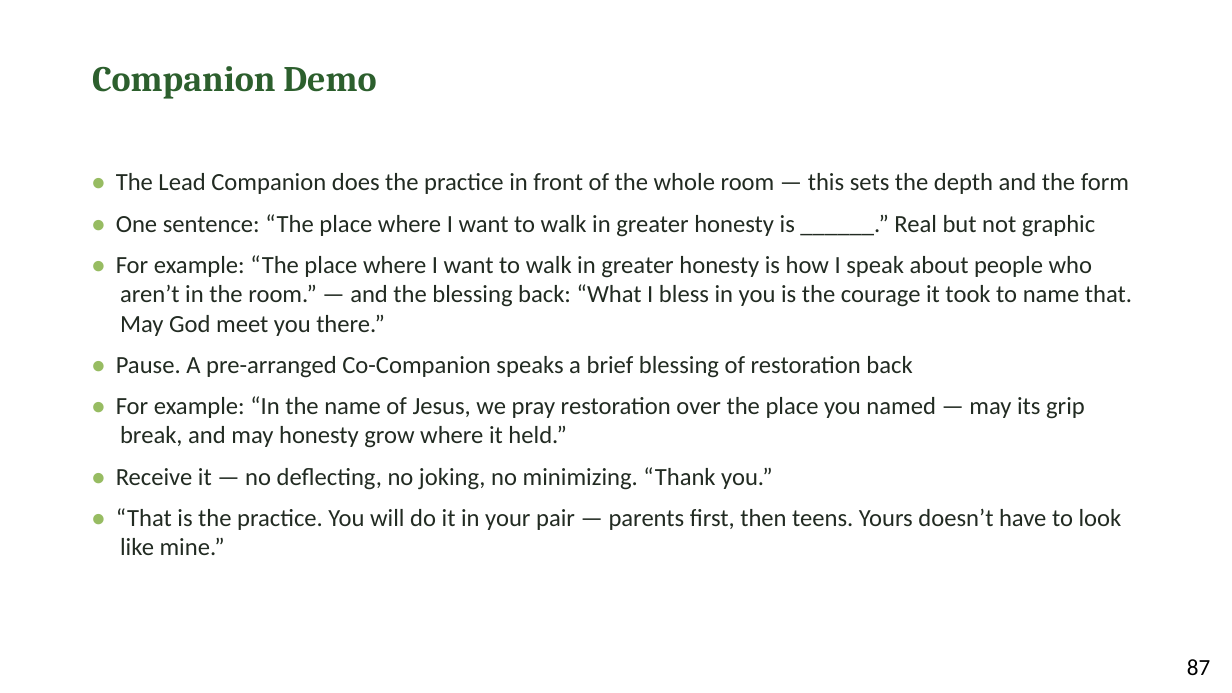
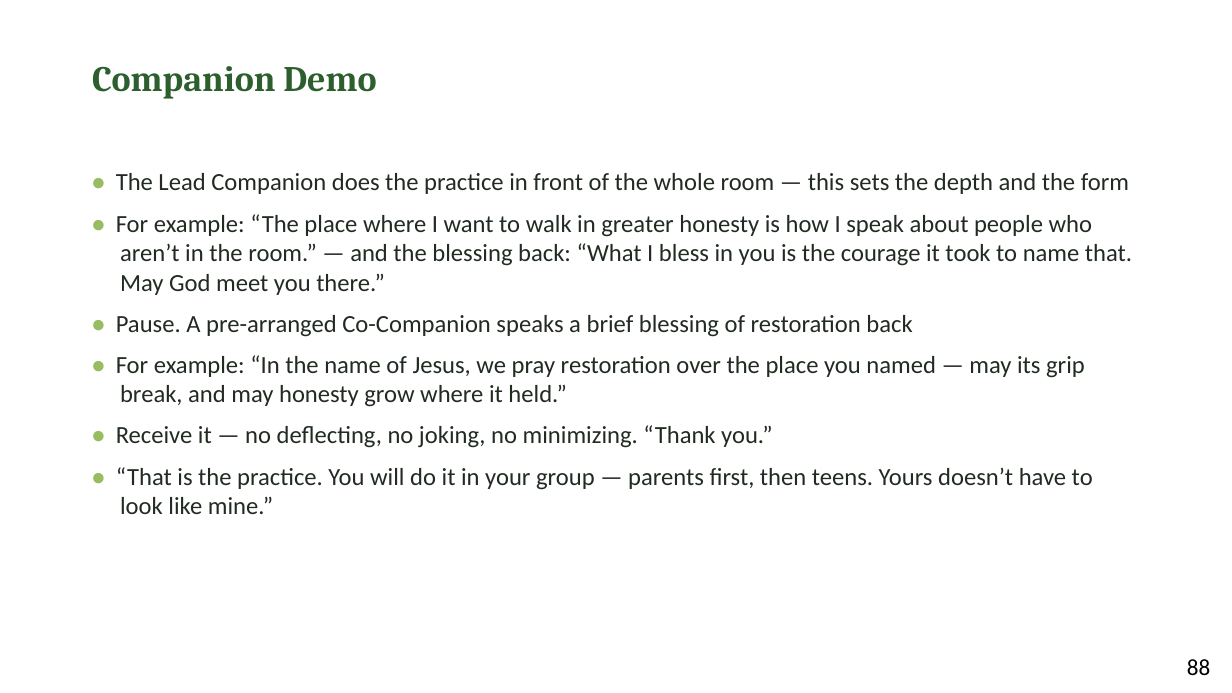
Before and after one commit to jgtittle-ministries/fellowship-of-the-heart-pilot-at-cca-dev, a slide deck: slide 9 of _implementation-notes/evening-series/FotH Evening Session 6 Slides DRAFT v1.pptx (slide 8 before the commit). Drawn at 1232x693 pixels with LibreOffice and Linux fonts; fonts in the diff are those of the drawing. Boxes give left, top, right and bottom in pixels: in the first picture for what was removed or moved away, otherwise in the second. Text is boxed around its words. In the diff, an @@ line names an element or a change of style, - is before the commit and + after.

```diff
--- a/_implementation-notes/evening-series/FotH Evening Session 6 Slides DRAFT v1.pptx
+++ b/_implementation-notes/evening-series/FotH Evening Session 6 Slides DRAFT v1.pptx
@@ text at (x1=116, y1=214, x2=1095, y2=237): paragraph removed @@
-• One sentence: “The place where I want to walk in greater honesty is ______.” Real but not graphic
@@ text at (x1=116, y1=467, x2=1093, y2=514): text changed @@
-• “That is the practice. You will do it in your pair — parents first, then teens. Yours doesn’t have to look like mine.”
+• “That is the practice. You will do it in your group — parents first, then teens. Yours doesn’t have to look like mine.”
@@ text at (x1=1187, y1=659, x2=1210, y2=675): text changed @@
-87
+88
```
Also in this commit, not shown: 12 other slides changed, 1 slide added, 51 other files.
